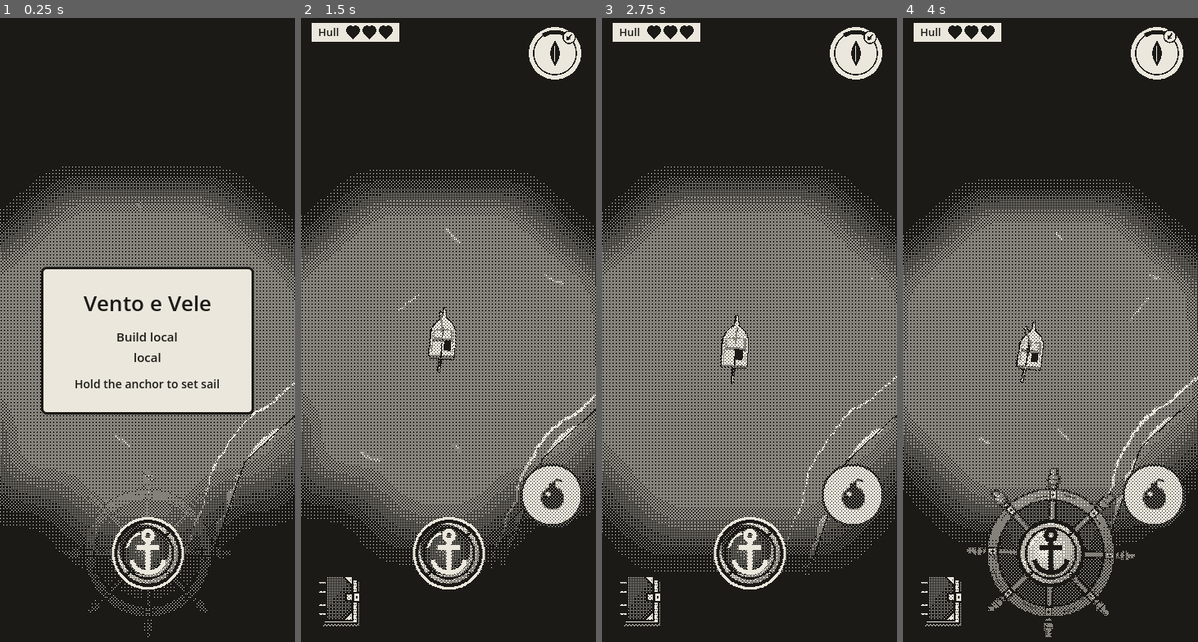
Above: before the commit, frames 1-4 (left to right).
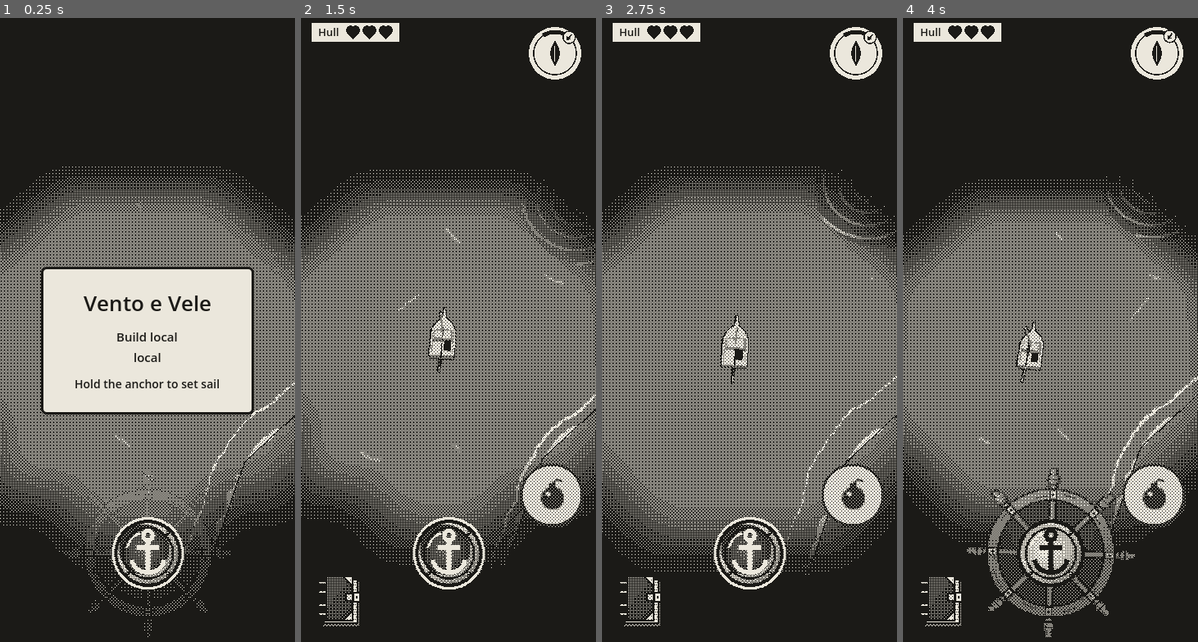
Above: after the commit, the same moments.

Repository: EnricoLabarile/Sail
Game: Godot game, scene res://Assets/Scenes/Overworld.tscn
The game is run twice, just before and just after one commit, with the same random seed, the same clock (stepped at 60 frames per second) and the same inputs.
Inputs (mouse positions are in pixels of both pictures, inside the frame that each line leads up to):
- Up to frame 1 (0.25 s): no input
- Up to frame 2 (1.5 s): tap Enter (ui_accept) at 0.5, 0.77 s; move the mouse to (513, 305) at 0.52 s; hold Right (ui_right) 0.53-1.25 s; click (513, 305) at 0.67 s; drag from (389, 373) to (433, 473) at 1.27 s
- Up to frame 3 (2.75 s): move the mouse to (779, 198) at 2.02 s; hold Right (ui_right) from 2.03 s (still down)
- Up to frame 4 (4 s): release Right (ui_right) at 2.75 s; drag from (1035, 473) to (962, 242) at 2.77 s; move the mouse to (1139, 442) at 3.52 s; hold Left (ui_left) from 3.53 s (still down); tap Enter (ui_accept) at 3.77 s

The runs differ from the first frame. In frame 1, less than 0.1% of the frame differs, in the area x 81-100%, y 28-70%; in frame 2, less than 0.1%; in frame 3, 0.1%, in the area x 72-100%, y 23-37%; in frame 4, 0.1%.

Commit message:
Add fading maelstrom pull
Add a fade-in/out period and an inward force that pulls the boat toward active maelstroms. Adjust maelstrom size and timing, and update their placement and the sea transform.

Diff:
--- a/Assets/Boat/boat.gd
+++ b/Assets/Boat/boat.gd
@@ -137,6 +137,7 @@
 var belly := 0.0       # how full the sail is: -1 full to port (left), 0 flat, +1 full to starboard (right)
 var knock := Vector3.ZERO   # the push of a bump (m/s, a direction on the sea): added to her motion, fades away
 var drift := Vector3.ZERO   # the current's push (m/s, downwind): added to her motion
+var whirl_pull := Vector3.ZERO   # the maelstroms' pull this frame (m/s, toward their eye): added to her motion
 var drift_amount := 0.0     # 0..1: how much the current has her (eases in and out, see current_ease)
 var bump_wait := 0.0        # seconds left before another bump can count
 var heel := 0.0             # how far she leans with the wind (radians), without the waves' roll
@@ -632,7 +633,7 @@
 
 	var fwd := -global_transform.basis.z
 	var own_way := fwd * speed                           # her own way, from the sail
-	var velocity := own_way + knock + drift              # how she's moving now, in m/s (her way + a bump's push + the current)
+	var velocity := own_way + knock + drift + whirl_pull   # her way + a bump's push + the current + the whirlpools' pull
 	var next := global_position + velocity * dt          # where she would be
 	var next_bow := next + fwd * bow_reach               # where her bow would be
 
@@ -659,6 +660,8 @@
 	var into := -own_way.dot(out)                        # how fast her own way goes INTO the shore (m/s)
 	if into > 0.0:
 		bump(out, into)
+
+		whirl_pull = Vector3.ZERO        # used: each maelstrom adds its pull again next frame
 
 
 ## The current: the Wind autoload's (Wind.current(): downwind, at its CURRENT_SPEED). On her it eases in at the
--- a/Assets/Dangers/maelstrom/maelstrom.gd
+++ b/Assets/Dangers/maelstrom/maelstrom.gd
@@ -4,16 +4,30 @@
 ## shown_time seconds, hides for hidden_time, then comes back somewhere else in the zone, forever.
 ## It has two parts: the outer ring (Outer) and the core (Core), both turning.
 
-@export var zone_radius := 30.0:     # metres: the circle it wanders in, round this node
+@export var zone_radius := 20.0:     # metres: the circle it wanders in, round this node
 	set(value):
 		zone_radius = value
 		_fit_editor_disc()
-@export var outer_radius := 10.0     # metres: the outer ring's size
-@export var core_radius := 2.5       # metres: the core's size
+@export var outer_radius := 4:    # metres: the outer ring's size
+	set(value):
+		outer_radius = value
+		fit_pictures()               # the picture follows at once, in the editor too
+
+@export var core_radius := 1:      # metres: the core's size
+	set(value):
+		core_radius = value
+		fit_pictures()
 @export var wander_speed := 2.0      # metres a second it drifts about
-@export var shown_time := 5.0        # seconds it's there…
-@export var hidden_time := 3.0       # …and seconds it's gone
+@export var shown_time := 15        # seconds it's there…
+@export var hidden_time := 5       # …and seconds it's gone
 @export var spin_speed := 2.0        # how fast the pictures turn (radians a second; 6.28 = a full turn)
+@export var fade_time := 3         # seconds it takes to fade in or out
+@export var pull_strength := 4.0     # m/s she's pulled toward the eye at the core's edge (top_speed is 7)
+
+
+var fade := 0.0                      # 0 = invisible, 1 = fully there
+
+
 
 var showing := true                  # is it there now?
 var timer := 0.0                     # seconds since it appeared (or disappeared)
@@ -25,8 +39,13 @@
 
 
 func _ready() -> void:
-	outer.scale = Vector3(outer_radius * 2.0, 1.0, outer_radius * 2.0)
-	core.scale = Vector3(core_radius * 2.0, 1.0, core_radius * 2.0)
+
+	fit_pictures()
+
+	# Each maelstrom gets its own copy of the materials, so fading one doesn't fade the others.
+	outer.material_override = outer.material_override.duplicate()
+	core.material_override = core.material_override.duplicate()
+
 	if Engine.is_editor_hint():
 		_make_editor_disc()          # in the editor only: the zone drawn as a see-through disc
 		return                       # in the editor: just the look, it doesn't move
@@ -65,9 +84,17 @@
 	if Engine.is_editor_hint():
 		return
 	timer += dt
+
+		# Fade toward 1 while it's showing, toward 0 while it's gone.
+	var wanted := 1.0 if showing else 0.0
+	fade = move_toward(fade, wanted, dt / fade_time)
+	set_fade(fade)
+
+	outer.rotate_y(-spin_speed * dt)          # minus: clockwise seen from above
+	core.rotate_y(-spin_speed * 2.0 * dt)     # the core turns faster
+
 	if showing:
-		outer.rotate_y(-spin_speed * dt)          # minus: clockwise seen from above
-		core.rotate_y(-spin_speed * 2.0 * dt)     # the core turns faster
+
 		wander(dt)
 		if timer >= shown_time:
 			disappear()
@@ -82,14 +109,14 @@
 	timer = 0.0
 	whirl.position = random_point_in_zone()
 	target = random_point_in_zone()
-	whirl.visible = true
+
 
 
 ## Goes away (for hidden_time seconds).
 func disappear() -> void:
 	showing = false
 	timer = 0.0
-	whirl.visible = false
+
 
 
 ## Drifts toward the target at wander_speed; once there, picks a new one.
@@ -104,3 +131,47 @@
 	var angle := randf() * TAU                                        # a random direction
 	var distance := sqrt(randf()) * (zone_radius - outer_radius)      # a random distance from the middle
 	return Vector3(cos(angle) * distance, 0.0, sin(angle) * distance)
+
+## Sets how see-through both pictures are: 0 = invisible, 1 = solid.
+func set_fade(amount: float) -> void:
+	outer.material_override.albedo_color.a = amount
+	core.material_override.albedo_color.a = amount
+	whirl.visible = amount > 0.0     # fully faded out: not drawn at all (cheaper)
+
+## Makes the two pictures as big as their radii (the planes are 1 x 1 m: diameter = radius x 2).
+func fit_pictures() -> void:
+	# When the scene loads, the setters run BEFORE _ready, when outer and core aren't found yet
+	# (@onready fills them in only at _ready): then there's nothing to scale, so stop here.
+	if outer == null or core == null:
+		return
+	outer.scale = Vector3(outer_radius * 2.0, 1.0, outer_radius * 2.0)
+	core.scale = Vector3(core_radius * 2.0, 1.0, core_radius * 2.0)
+
+## Is it dangerous now? Only once fully faded in, and not while fading out:
+## while it fades in or out it's just a picture (no pull, no damage, no fling).
+func is_active() -> bool:
+	return showing and fade >= 1.0
+
+
+## Pulls the boat toward the eye while she's inside the outer ring: nothing at the ring's edge,
+## pull_strength at the core's edge (and inside it).
+func pull_boat() -> void:
+	var boat := get_tree().get_first_node_in_group("player_boat") as Node3D
+	if boat == null:
+		return
+	# From the boat to the eye, flat on the sea (y = 0, so she's never pulled up or down).
+	var to_eye := whirl.global_position - boat.global_position
+	to_eye.y = 0.0
+	var distance := to_eye.length()
+	if distance > outer_radius or distance < 0.01:
+		return                       # outside the ring (or right in the eye): no pull
+	# 0 at the ring's edge, 1 at the core's edge; clamped so inside the core it stays 1.
+	var closeness := clampf((outer_radius - distance) / (outer_radius - core_radius), 0.0, 1.0)
+	boat.whirl_pull += to_eye.normalized() * pull_strength * closeness
+
+## At the physics' pace (with the boat's movement): the pull, only while it's dangerous.
+func _physics_process(_dt: float) -> void:
+	if Engine.is_editor_hint():
+		return
+	if is_active():
+		pull_boat()
--- a/Assets/Scenes/Overworld.tscn
+++ b/Assets/Scenes/Overworld.tscn
@@ -32,7 +32,7 @@
 [node name="Node3D" type="Node3D" unique_id=1254907948]
 
 [node name="Sea" parent="." unique_id=1750240136 instance=ExtResource("1_sea")]
-transform = Transform3D(1, 0, 0, 0, 1, 0, 0, 0, 1, 0.11217594, 0.08686733, -0.18092918)
+transform = Transform3D(1, 0, 0, 0, 1, 0, 0, 0, 1, 0.26995945, 0.0868597, -0.12084007)
 fog_falloff = 3.0
 
 [node name="Coast" type="Node3D" parent="." unique_id=2108873514]
@@ -199,4 +199,4 @@
 script = ExtResource("34_shore_baker")
 
 [node name="Maelstrom" parent="." unique_id=455210000 instance=ExtResource("28_ubo31")]
-transform = Transform3D(1, 0, 0, 0, 1, 0, 0, 0, 1, -105.46256, 0, -25.500183)
+transform = Transform3D(1, 0, 0, 0, 1, 0, 0, 0, 1, -124.03313, 0, -16.866133)
